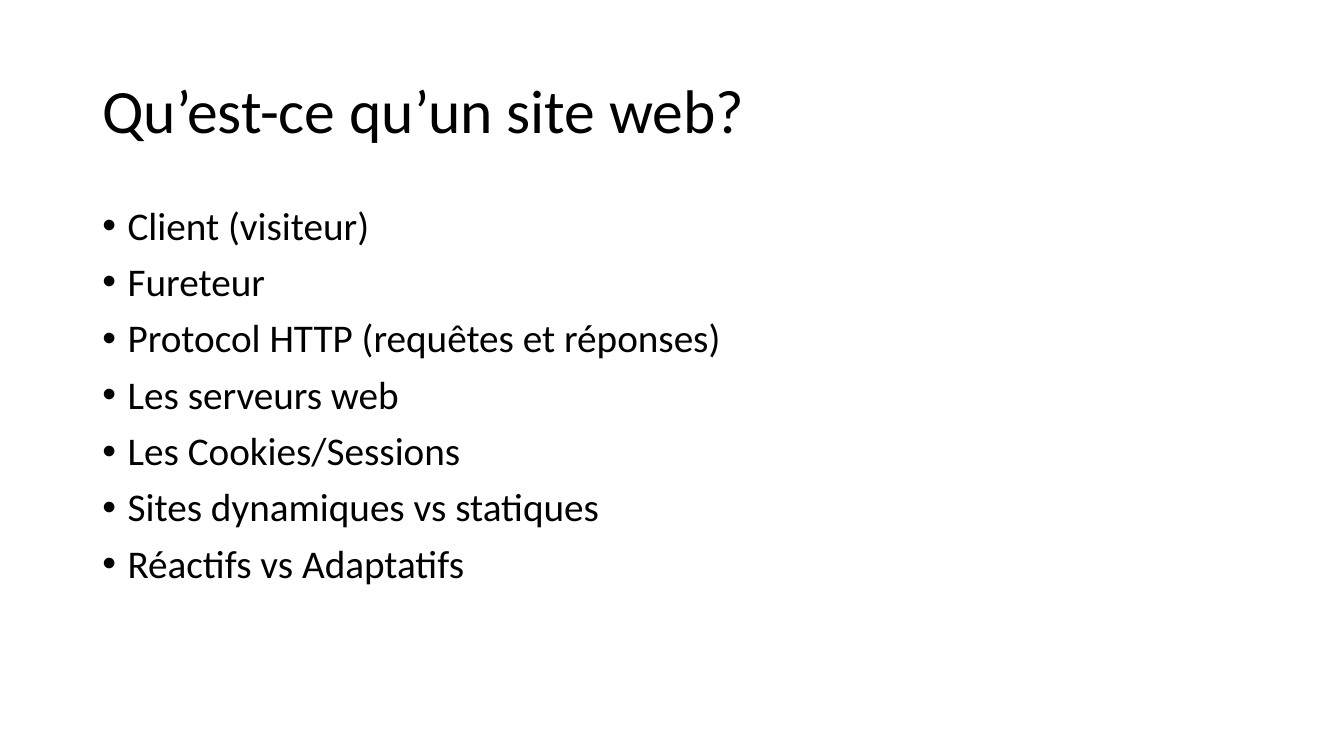
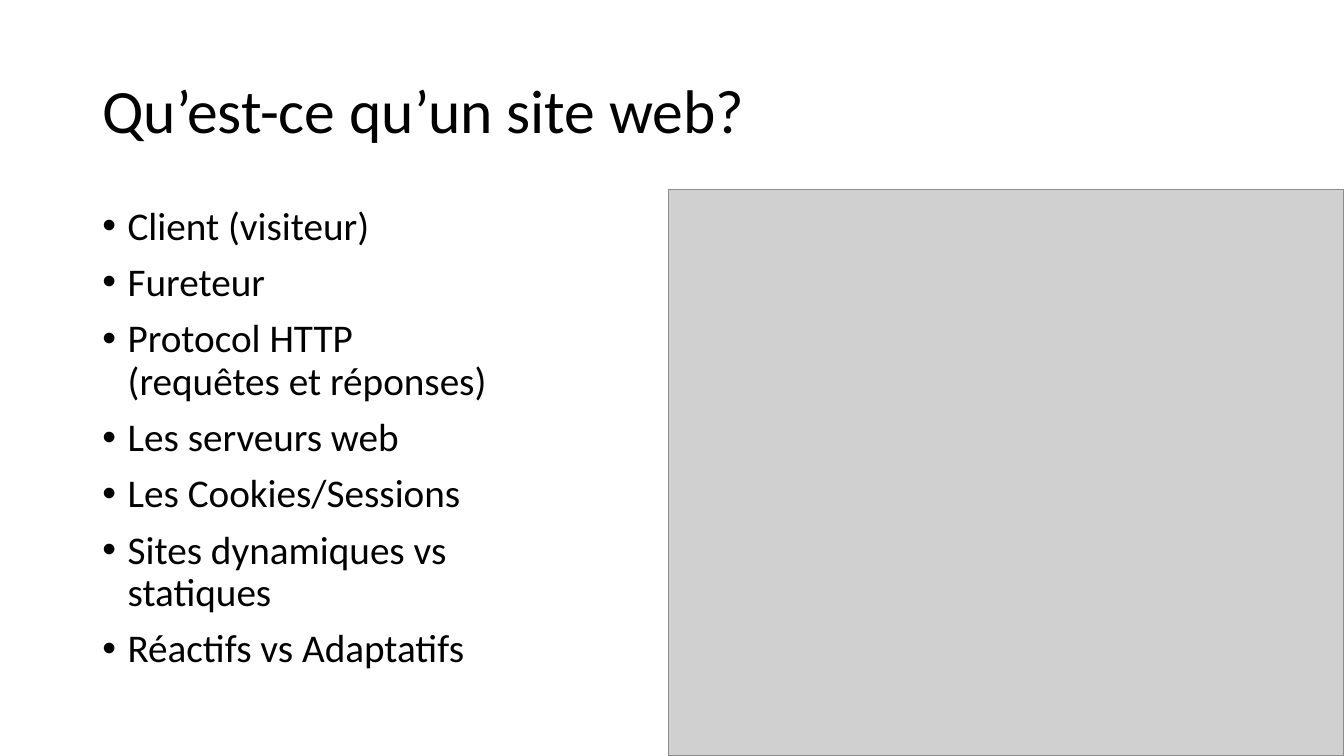
Before and after one commit to fragmatyc/SAAQ, a slide deck: slide 6 of HTML/1. Présentation/Cours HTML - v1.0.pptx. Drawn at 1344x756 pixels with LibreOffice and Linux fonts; fonts in the diff are those of the drawing; grey boxes stand for pictures. Boxes give left, top, right and bottom in pixels: in the first picture for what was removed or moved away, otherwise in the second. Text is boxed around its words. In the diff, an @@ line names an element or a change of style, - is before the commit and + after.

```diff
--- a/HTML/1. Présentation/Cours HTML - v1.0.pptx
+++ b/HTML/1. Présentation/Cours HTML - v1.0.pptx
@@ text "Client (visiteur)" rewrapped from (128,211,720,585) to (128,211,486,669) @@
@@ picture added at (668,190,1344,756) @@
```
Also in this commit, not shown: 3 slides added, 4 other files.
